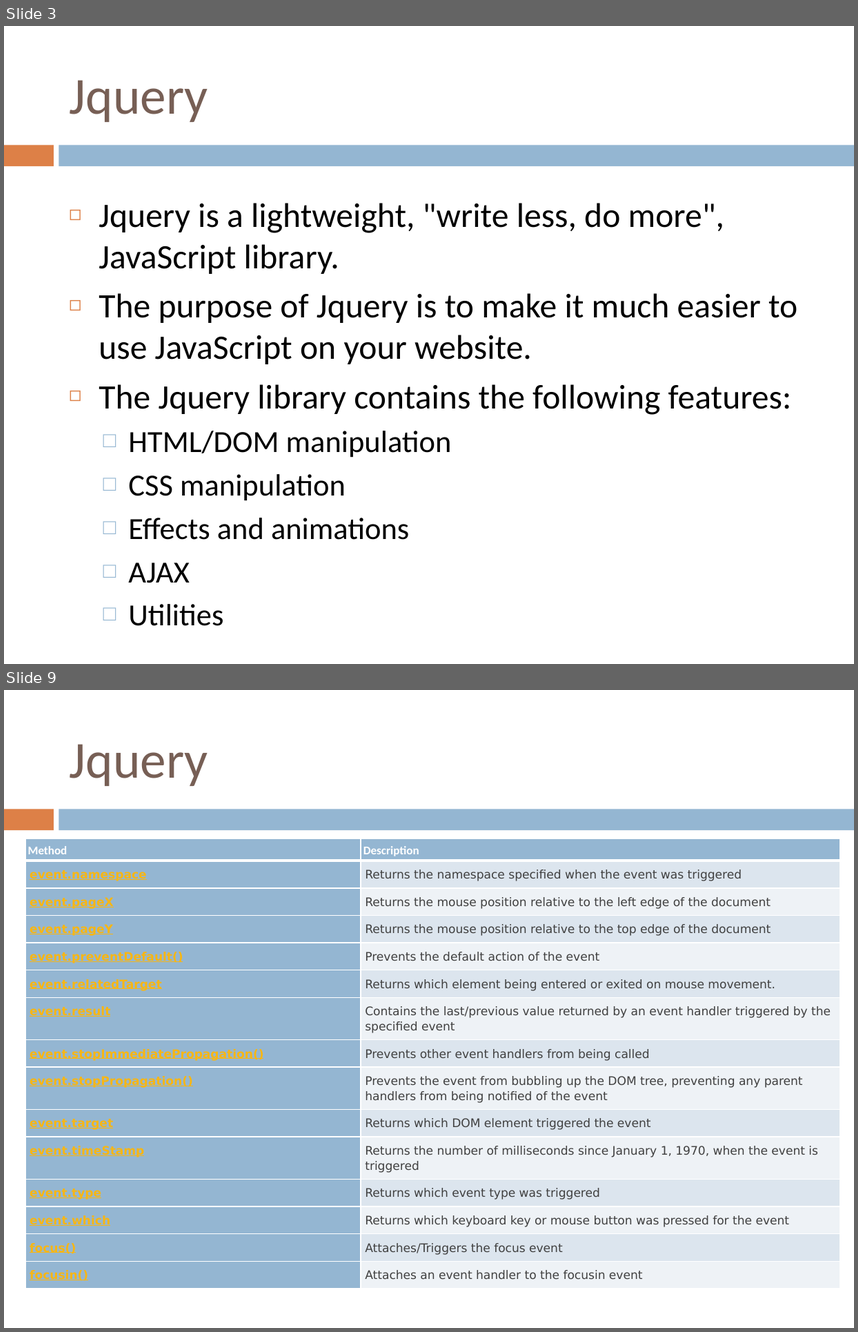
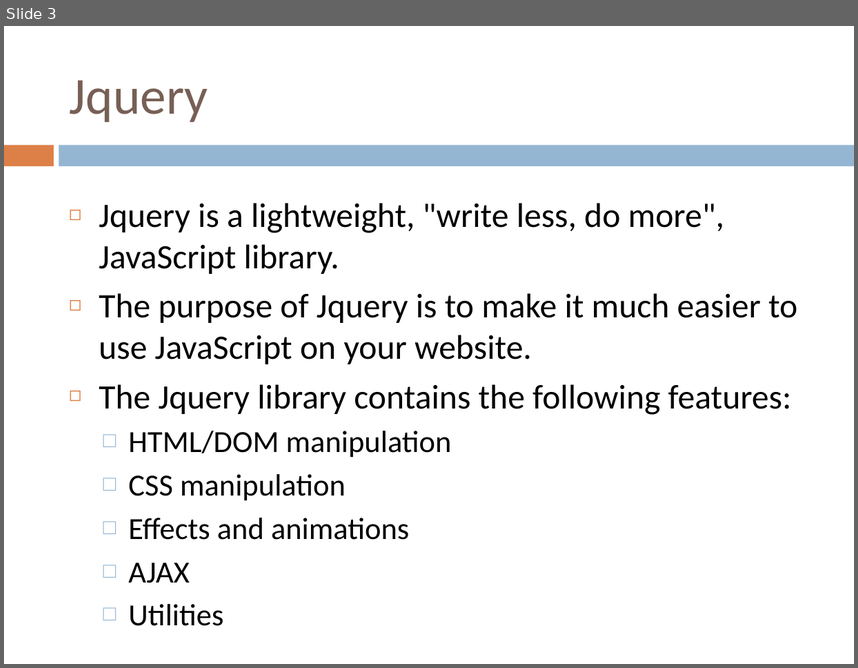
Before and after one commit to yedukondalurd/PPT, a slide deck: Advanced Javascript Day-2.pptx. Shown one above the other, each under a label of ours: slides 3 and 9 before the commit, slide 3 after it; the slides between them are not shown. The pictures are 858x1332 and 858x668 pixels, drawn with LibreOffice and Linux fonts; fonts in the diff are those of the drawing. Boxes give left, top, right and bottom in pixels: in the first picture for what was removed or moved away, otherwise in the second. Text is boxed around its words. In the diff, an @@ line names an element or a change of style, - is before the commit and + after.

```diff
--- a/Advanced Javascript Day-2.pptx
+++ b/Advanced Javascript Day-2.pptx
@@ slide 9 removed at box(4, 690, 854, 1328), background #FFFFFF; not listed: 2 template elements that a slide beside it also shows @@
@@ title removed at box(70, 744, 208, 786) @@
-Jquery
@@ table removed at box(25, 839, 840, 1295), 15 rows, 2 columns @@
-Method | Description
-event.namespace | Returns the namespace specified when the event was triggered
-event.pageX | Returns the mouse position relative to the left edge of the document
-event.pageY | Returns the mouse position relative to the top edge of the document
-event.preventDefault() | Prevents the default action of the event
-event.relatedTarget | Returns which element being entered or exited on mouse movement.
-event.result | Contains the last/previous value returned by an event handler triggered by the specified event
-event.stopImmediatePropagation() | Prevents other event handlers from being called
-event.stopPropagation() | Prevents the event from bubbling up the DOM tree, preventing any parent handlers from being notified of the event
-event.target | Returns which DOM element triggered the event
-event.timeStamp | Returns the number of milliseconds since January 1, 1970, when the event is triggered
-event.type | Returns which event type was triggered
-event.which | Returns which keyboard key or mouse button was pressed for the event
-focus() | Attaches/Triggers the focus event
-focusin() | Attaches an event handler to the focusin event
```
Also in this commit, not shown: 1 slide changed, 3 slides added, 10 other slides removed, 15 other files.
